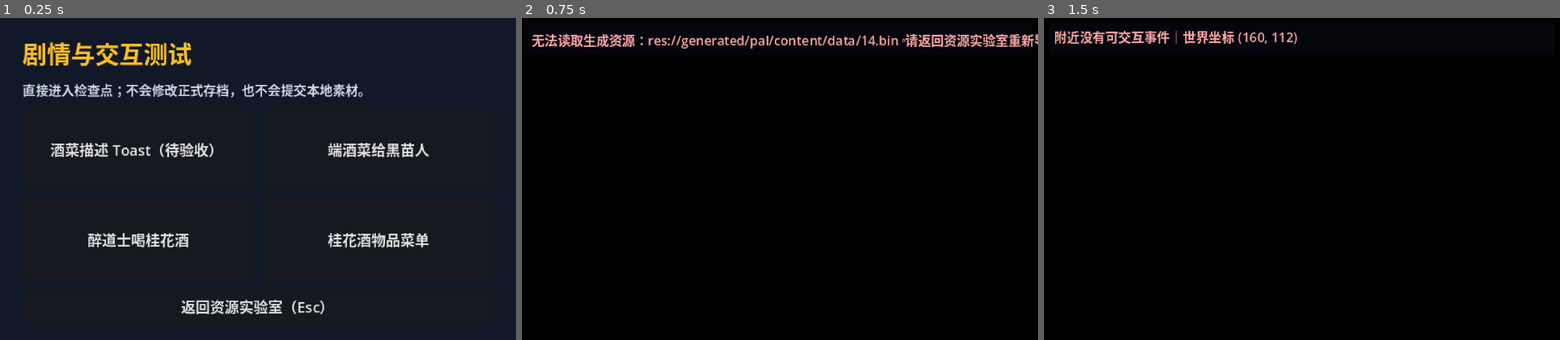
Above: before the commit, frames 1-3 (left to right).
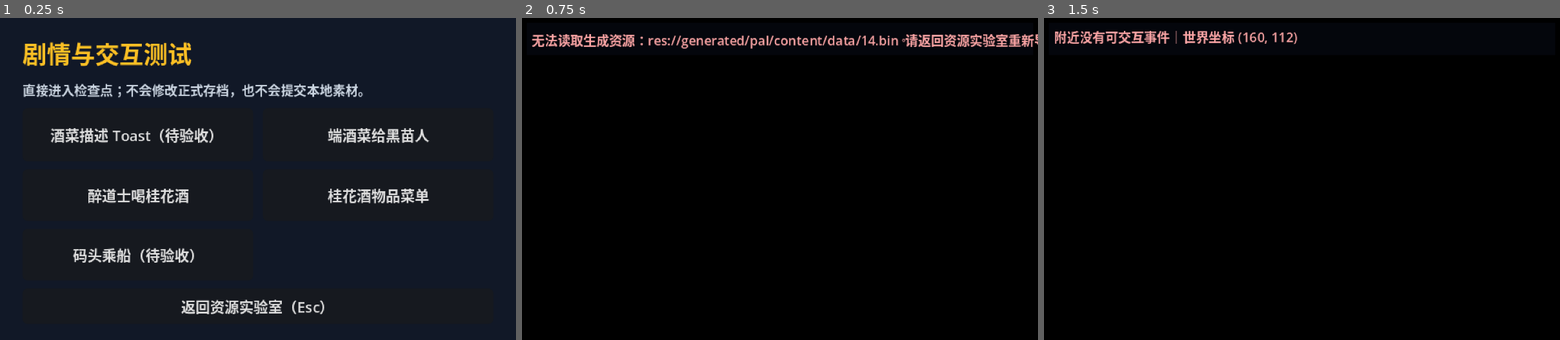
Above: after the commit, the same moments.

Repository: 1xuanyuan1/sword-godot
Game: Godot game, scene res://scenes/story_test_lab.tscn
Same seed, same stepped clock (60 frames per second), same inputs: the game is played once before the commit and once after it. This scene is started directly instead of the project's main scene.
Inputs (mouse positions are in pixels of both pictures, inside the frame that each line leads up to):
- Up to frame 1 (0.25 s): no input
- Up to frame 2 (0.75 s): click "酒菜描述 Toast（待验收）" at 0.5 s
- Up to frame 3 (1.5 s): tap Enter (ui_accept) at 1.25 s; move the mouse to (1415, 162) at 1.27 s; hold Right from 1.28 s (still down); tap Space at 1.35 s; click (1415, 162) at 1.42 s

The runs differ from the first frame. In frame 1, 5.5% of the frame differs, in the area x 9-84%, y 34-76%; in frame 2, less than 0.1%; in frame 3, less than 0.1%.

Commit message:
test: add Yuhang dock boarding checkpoint

Diff:
--- a/src/debug/pal_debug_checkpoint.gd
+++ b/src/debug/pal_debug_checkpoint.gd
@@ -19,6 +19,25 @@
 			_pending = {"id": checkpoint_id, "scene": 2, "script": 5079, "event": 63, "position": Vector2i(1088, 1648), "inventory": {272: 1}}
 		"wine_menu":
 			_pending = {"id": checkpoint_id, "scene": 2, "script": 0, "event": 0, "position": Vector2i(1040, 1672), "direction": GameSession.DIR_SOUTH, "inventory": {272: 1}, "hint": "按 M 打开菜单，选择物品并使用桂花酒"}
+		"fairy_island_boat":
+			# 求药返回余杭后的原版剧情状态：张四已移到码头，并准备执行乘船脚本 0x16F9。
+			_pending = {
+				"id": checkpoint_id,
+				"scene": 4,
+				"script": 0,
+				"event": 0,
+				"position": Vector2i(1136, 1368),
+				"direction": GameSession.DIR_EAST,
+				"music": 87,
+				"scene_enter_scripts": {4: 0x14c7},
+				"event_overrides": {
+					25: {"trigger_script": 0x15cb},
+					60: {"auto_script": 0x15d0, "trigger_mode": 2},
+					124: {"position": Vector2i(1152, 1376), "trigger_script": 0x16f9, "direction": GameSession.DIR_EAST},
+					125: {"trigger_script": 0x1755},
+				},
+				"hint": "向右面对张四并按空格，验证上船移动与后续剧情",
+			}
 		_:
 			_pending = {}
 			return false
--- a/src/debug/story_test_lab.gd
+++ b/src/debug/story_test_lab.gd
@@ -57,6 +57,7 @@
 	_add_checkpoint_button(grid, "端酒菜给黑苗人", "meal_delivery")
 	_add_checkpoint_button(grid, "醉道士喝桂花酒", "drunken_swordsman")
 	_add_checkpoint_button(grid, "桂花酒物品菜单", "wine_menu")
+	_add_checkpoint_button(grid, "码头乘船（待验收）", "fairy_island_boat")
 
 	var back_button := Button.new()
 	back_button.text = "返回资源实验室（Esc）"
--- a/src/world/map_explorer.gd
+++ b/src/world/map_explorer.gd
@@ -473,6 +473,7 @@
 		var index := int(overridden_scene_index)
 		if index >= 0 and index < _database.scenes.size():
 			_database.scenes[index].script_on_enter = int(scene_enter_scripts[overridden_scene_index])
+	_apply_debug_event_overrides(checkpoint.get("event_overrides", {}))
 	if checkpoint.has("direction"):
 		_session.party_direction = int(checkpoint["direction"])
 	if checkpoint.has("position"):
@@ -493,6 +494,28 @@
 	_status.text = "剧情测试：%s｜%s" % [checkpoint.get("id", ""), checkpoint.get("hint", "场景 %d｜脚本 0x%04X" % [scene_index + 1, script_entry])]
 	if script_entry > 0:
 		_script_vm.run_trigger(script_entry, event_object_id)
+
+
+func _apply_debug_event_overrides(overrides: Dictionary) -> void:
+	# 人工检查点只写入明确列出的 PAL 运行时字段；不接受任意属性名，避免测试数据误改内容定义。
+	for raw_object_id in overrides:
+		var object_id := int(raw_object_id)
+		if object_id <= 0 or object_id > _database.event_objects.size():
+			continue
+		var event: PalEventObject = _database.event_objects[object_id - 1]
+		var values: Dictionary = overrides[raw_object_id]
+		if values.has("position"):
+			event.position = values["position"]
+		if values.has("trigger_script"):
+			event.trigger_script = int(values["trigger_script"])
+		if values.has("auto_script"):
+			event.auto_script = int(values["auto_script"])
+		if values.has("state"):
+			event.state = int(values["state"])
+		if values.has("trigger_mode"):
+			event.trigger_mode = int(values["trigger_mode"])
+		if values.has("direction"):
+			event.direction = int(values["direction"])
 
 
 func _refresh_world() -> void:
--- a/tests/run_tests.gd
+++ b/tests/run_tests.gd
@@ -1395,6 +1395,11 @@
 	_expect(DebugCheckpoint.request("drunken_swordsman"), "drunken swordsman checkpoint is accepted")
 	checkpoint = DebugCheckpoint.consume()
 	_expect(checkpoint.get("script") == 5079 and checkpoint.get("inventory", {}).get(272) == 1, "drunken swordsman checkpoint restores osmanthus wine")
+	_expect(DebugCheckpoint.request("fairy_island_boat"), "fairy island boat checkpoint is accepted")
+	checkpoint = DebugCheckpoint.consume()
+	var boat_overrides: Dictionary = checkpoint.get("event_overrides", {})
+	_expect(checkpoint.get("scene") == 4 and checkpoint.get("position") == Vector2i(1136, 1368) and checkpoint.get("music") == 87, "boat checkpoint opens the real Yuhang dock state next to Zhang Si")
+	_expect(boat_overrides.get(124, {}).get("trigger_script") == 0x16f9 and boat_overrides.get(124, {}).get("position") == Vector2i(1152, 1376), "boat checkpoint restores Zhang Si's post-medicine position and boarding script")
 	_expect(not DebugCheckpoint.request("kitchen_entry") and not DebugCheckpoint.request("stairs"), "completed non-wine manual checkpoints are archived from the test lab")
 	_expect(DebugCheckpoint.consume().is_empty() and not DebugCheckpoint.request("missing"), "debug story checkpoint is consumed once and rejects unknown ids")
 
Not shown, changed: docs/SCRIPT_VM.md
